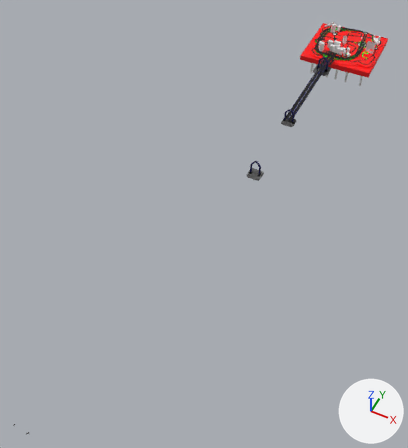
One commit to the FBX model Assets/Models/WesteriaIsland/WesteriaIsland.fbx: the scene before it, then after it.
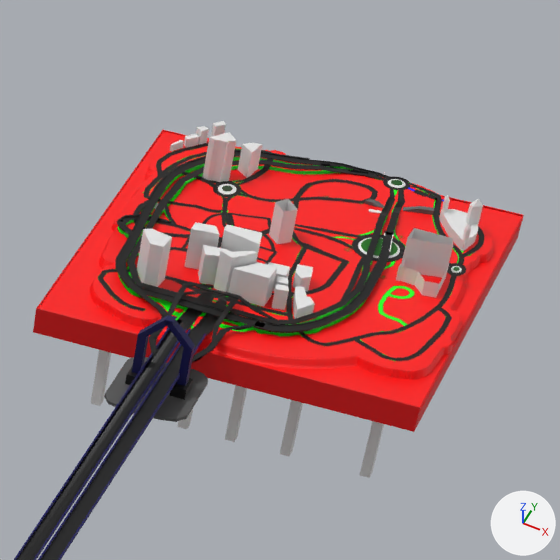
Each version is shown whole from a 50 mm lens placed at (1100.0, -5616.0, 3304.0), pointed at (-334.0, -2748.0, -281.0), then close up on the part from 72% to 97% of the width and 0% to 23% of the height. Every picture has the same lights, and +X, +Y and +Z are marked at lower right. Where no turn or scale is listed for an object, it has been applied to the vertices.

Objects in the first close-up: 'AbersmithApartments', 'BaxtonTower', 'BridgeSupportPier', 'Connector2', 'Eighty', 'FranciscoSkyGarden', 'M105Westbound', 'M155Eastbound', 'M155Westbound', 'PrescottCasino', 'PrescottCasinoTower', 'SeventyNine', 'Sixty', 'Wall', 'Westeria', 'WestminsterxFrancisco'.
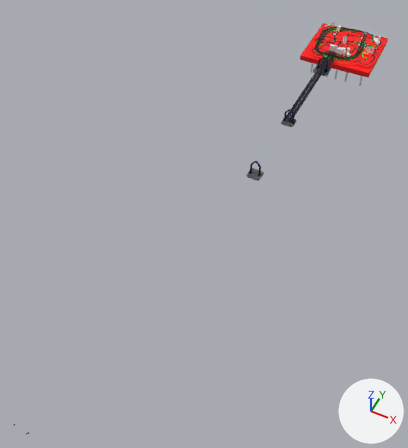
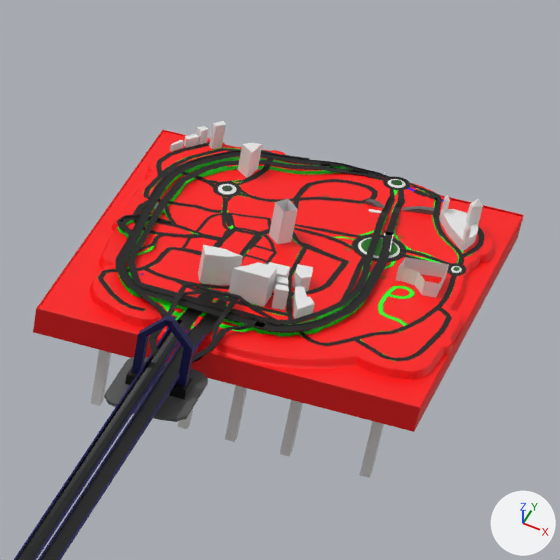
Pixel boxes (x1, y1, x2, y2) of what changed, in the close-ups (560 x 560 px):
'PrescottCasinoTower', deleted
    before: (402, 228, 453, 276)
'WestminsterxFrancisco', deleted
    before: (137, 229, 172, 287)
'BaxtonTower', deleted
    before: (202, 132, 236, 182)
'Eighty', deleted
    before: (184, 222, 220, 270)
'SeventyNine', deleted
    before: (214, 251, 258, 292)
'AbersmithApartments', deleted
    before: (221, 224, 262, 262)

What changed in the scene script:
```text
Remove ob_prescottcasinotower:
    ob_prescottcasinotower = bpy.data.objects.new('PrescottCasinoTower', me_vert_002)
    ob_prescottcasinotower.location = (215.0, 82.0, 26.0)
Remove ob_seventynine:
    ob_seventynine = bpy.data.objects.new('SeventyNine', me_vert_034)
    ob_seventynine.location = (-33.0, -154.0, 27.0)
Remove ob_westminsterxfrancisco:
    ob_westminsterxfrancisco = bpy.data.objects.new('WestminsterxFrancisco', me_vert_031)
    ob_westminsterxfrancisco.location = (-230.0, -181.0, 27.0)
Remove ob_baxtontower:
    ob_baxtontower = bpy.data.objects.new('BaxtonTower', me_vert_010)
    ob_baxtontower.location = (-207.0, 240.0, 26.0)
Remove ob_eighty:
    ob_eighty = bpy.data.objects.new('Eighty', me_vert_028)
    ob_eighty.location = (-163.0, -107.0, 27.0)
Remove ob_abersmithapartments:
    ob_abersmithapartments = bpy.data.objects.new('AbersmithApartments', me_vert_014)
    ob_abersmithapartments.location = (-33.0, -101.0, 26.0)
```
